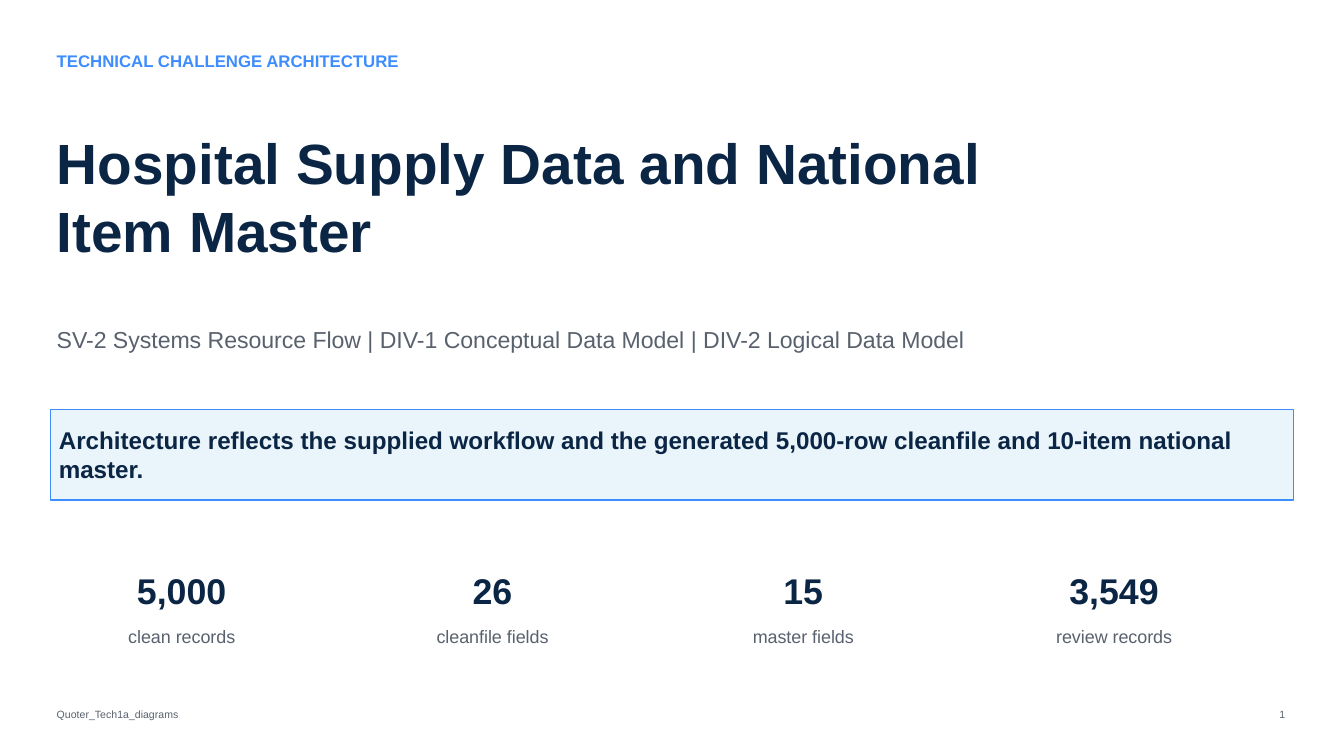
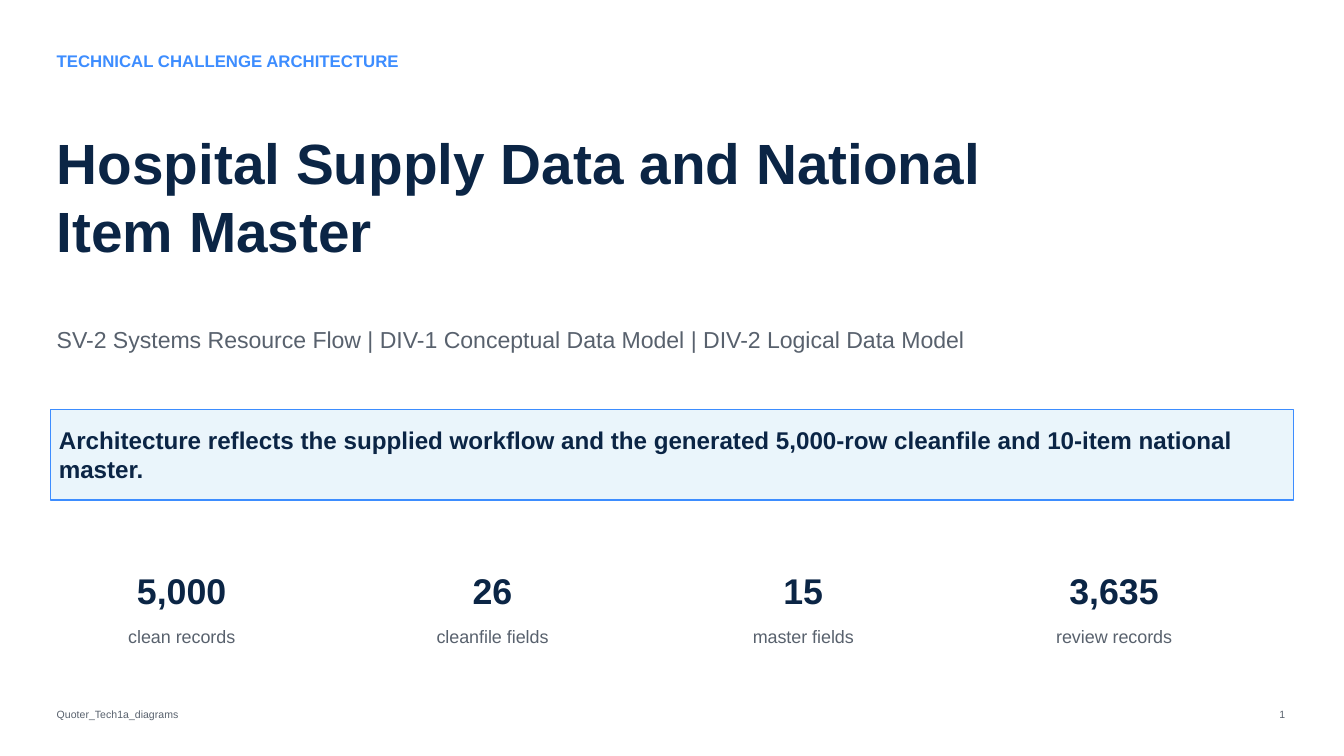
Before and after one commit to theharishviswa/dr-factory-v0, a slide deck: slide 1 of deliverables/Quoter_Tech1a_diagrams.pptx. Drawn at 1344x756 pixels with LibreOffice and Linux fonts; fonts in the diff are those of the drawing. Boxes give left, top, right and bottom in pixels: in the first picture for what was removed or moved away, otherwise in the second. Text is boxed around its words. In the diff, an @@ line names an element or a change of style, - is before the commit and + after.

```diff
--- a/deliverables/Quoter_Tech1a_diagrams.pptx
+++ b/deliverables/Quoter_Tech1a_diagrams.pptx
@@ text at (x1=1069, y1=579, x2=1158, y2=610): text changed @@
-3,549
+3,635
```
Also in this commit, not shown: 22 other files.
